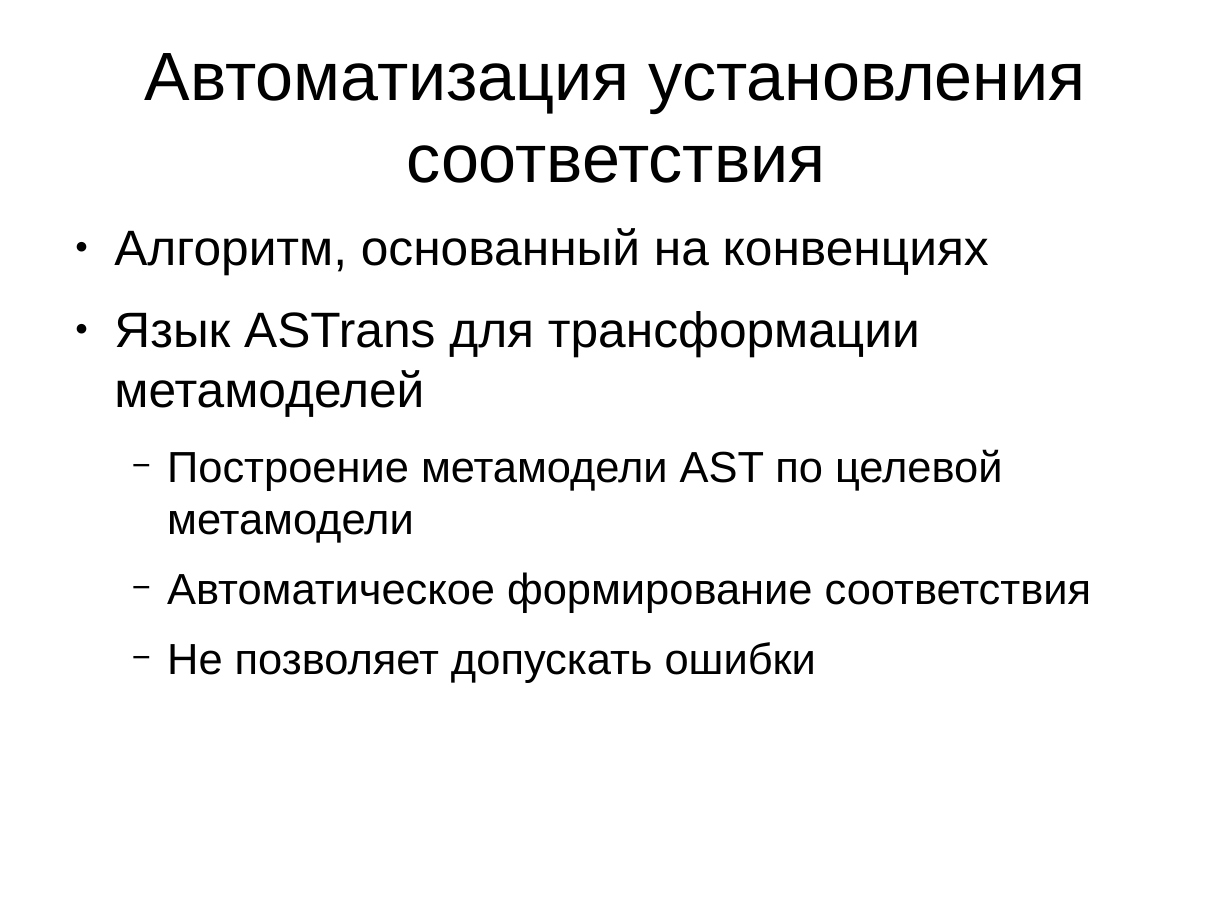
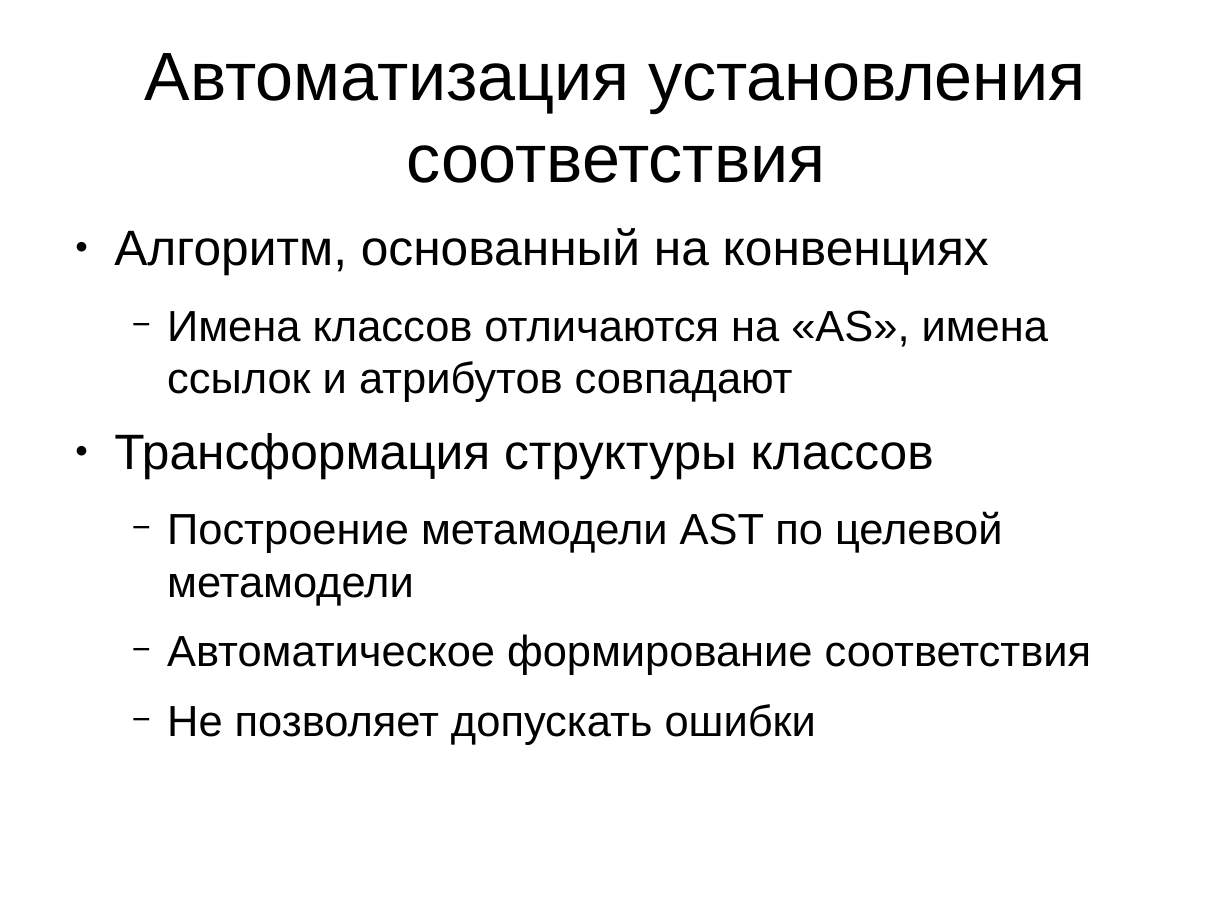
Before and after one commit to abreslav-from-google-code/abreslav, a slide deck: slide 6 of astrans/thesis.rus/Презентация.odp (slide 5 before the commit). Drawn at 1232x924 pixels with LibreOffice and Linux fonts; fonts in the diff are those of the drawing. Boxes give left, top, right and bottom in pixels: in the first picture for what was removed or moved away, otherwise in the second. Text is boxed around its words. In the diff, an @@ line names an element or a change of style, - is before the commit and + after.

```diff
--- a/astrans/thesis.rus/Презентация.odp
+++ b/astrans/thesis.rus/Презентация.odp
@@ text at (x1=114, y1=310, x2=1048, y2=479): text changed; size 32 to 28 pt @@
-● Язык ASTrans для трансформации метамоделей
+  − Имена классов отличаются на «AS», имена ссылок и атрибутов совпадают
+● Трансформация структуры классов
```
Also in this commit, not shown: 2 other slides changed, 7 slides added, 5 slides removed.
